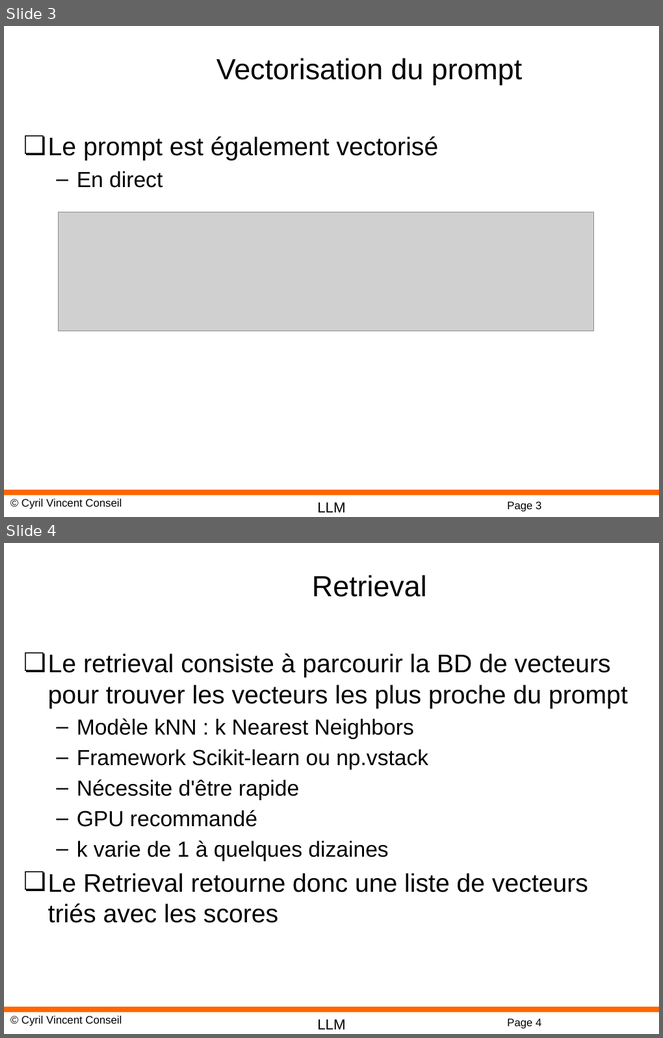
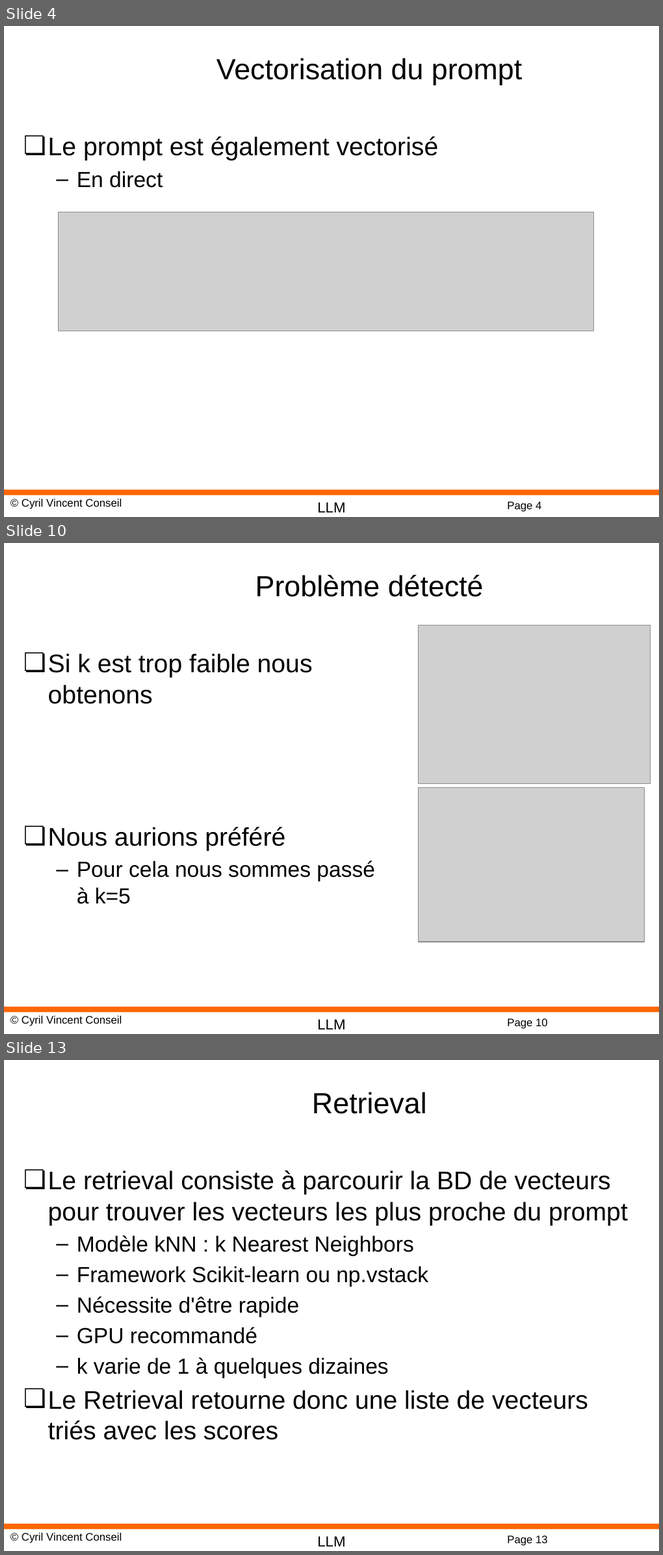
Before and after one commit to cyrilvincent/rag, a slide deck: ppt/RAG05-Retrieval.pptx. Shown one above the other, each under a label of ours: slides 3 and 4 before the commit, slides 4, 10 and 13 after it; the slides between them are not shown. The pictures are 663x1038 and 663x1555 pixels, drawn with LibreOffice and Linux fonts; fonts in the diff are those of the drawing; grey boxes stand for pictures; background and template pictures are left out. Boxes give left, top, right and bottom in pixels: in the first picture for what was removed or moved away, otherwise in the second. Text is boxed around its words. In the diff, an @@ line names an element or a change of style, - is before the commit and + after.

```diff
--- a/ppt/RAG05-Retrieval.pptx
+++ b/ppt/RAG05-Retrieval.pptx
@@ slide 10 added at bbox=[4, 543, 659, 1034], background #FFFFFF; not listed: 4 template elements that a slide beside it also shows @@
@@ title added at bbox=[256, 575, 484, 597], 32 pt, text #000000 @@
+Problème détecté
@@ picture added at bbox=[419, 626, 651, 783] @@
@@ text added at bbox=[48, 653, 375, 904], 28 pt, text #000000 @@
+❏ Si k est trop faible nous obtenons
+❏ Nous aurions préféré
+  – Pour cela nous sommes passé à k=5
@@ picture added at bbox=[419, 788, 645, 943] @@
@@ what was slide 3 is now slide 4 @@
@@ page number at bbox=[507, 502, 542, 512]: text changed @@
-Page 3
+Page 4
@@ what was slide 4 is now slide 13 @@
@@ page number at bbox=[507, 1536, 548, 1546]: text changed @@
-Page 4
+Page 13
```
Also in this commit, not shown: 3 slides changed, 9 other slides added, 14 other files.
